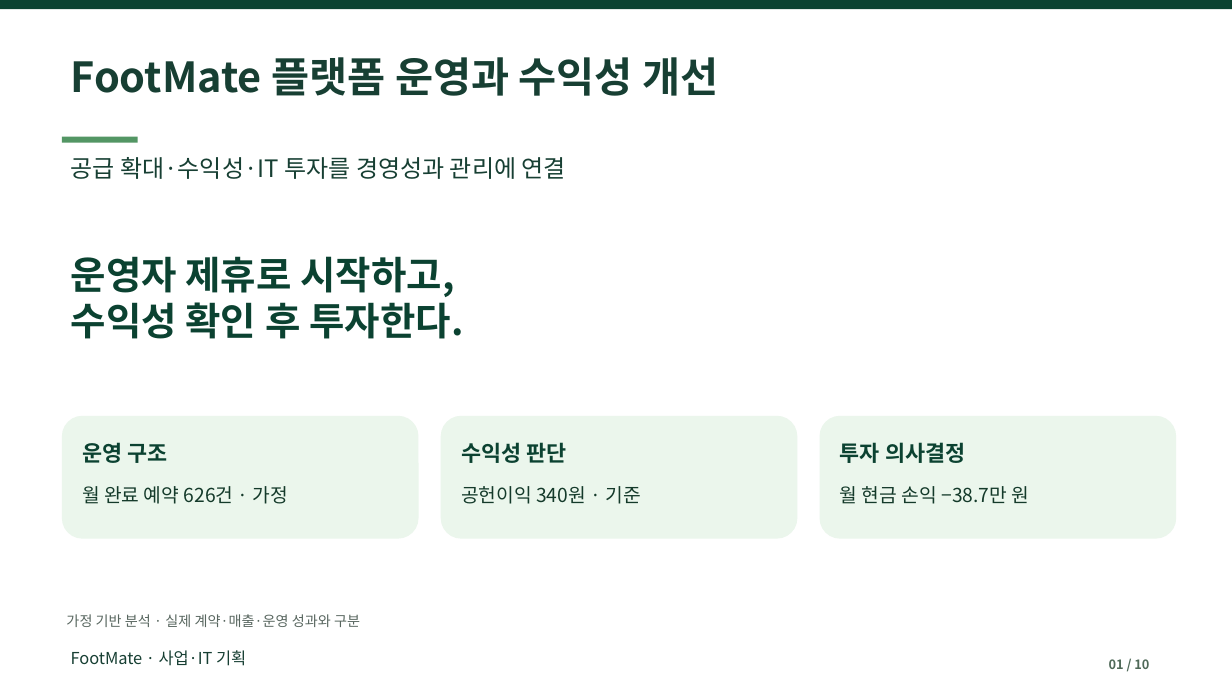
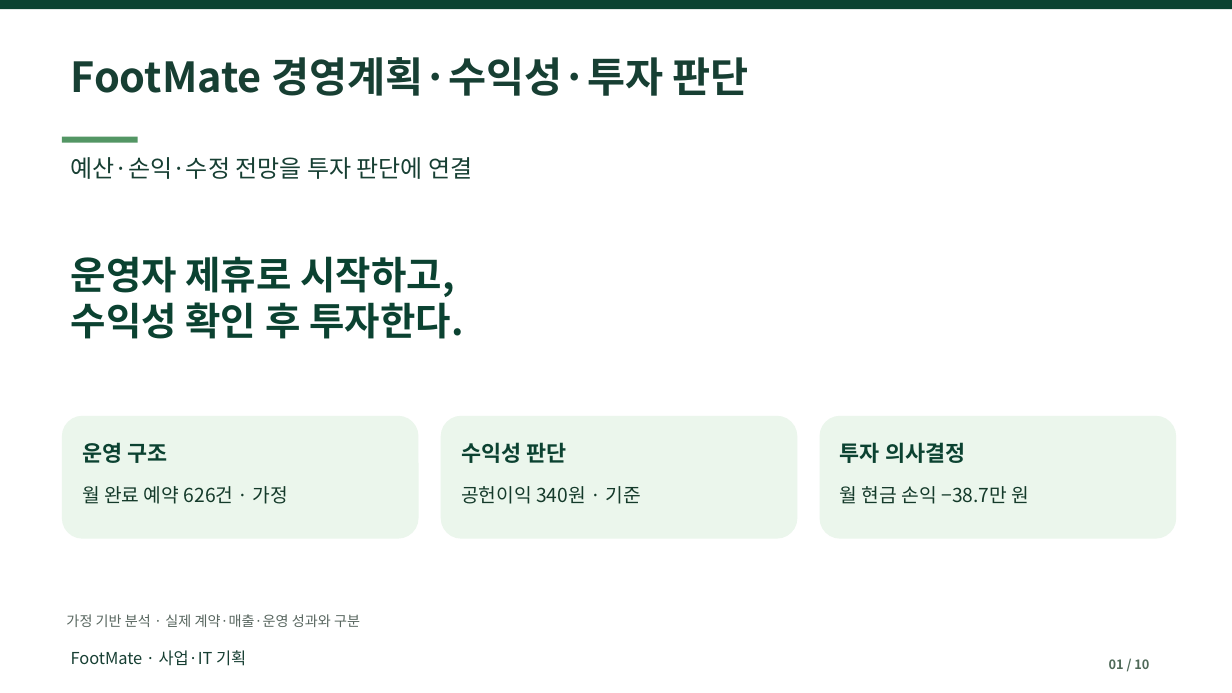
Before and after one commit to dohyunkimmm/footmate, a slide deck: slide 1 of src/case-study/downloads/footmate_report.pptx. Drawn at 1232x693 pixels with LibreOffice and Linux fonts; fonts in the diff are those of the drawing. Boxes give left, top, right and bottom in pixels: in the first picture for what was removed or moved away, otherwise in the second. Text is boxed around its words. In the diff, an @@ line names an element or a change of style, - is before the commit and + after.

Commit message:
FootMate 경영기획 PPT 원본·웹 미리보기 최종 동기화

```diff
--- a/src/case-study/downloads/footmate_report.pptx
+++ b/src/case-study/downloads/footmate_report.pptx
@@ text at (71,57,749,96): text changed @@
-FootMate 플랫폼 운영과 수익성 개선
+FootMate 경영계획·수익성·투자 판단
@@ text at (71,157,472,179): text changed @@
-공급 확대·수익성·IT 투자를 경영성과 관리에 연결
+예산·손익·수정 전망을 투자 판단에 연결
```
Also in this commit, not shown: 2 other slides changed, 1 other file.
